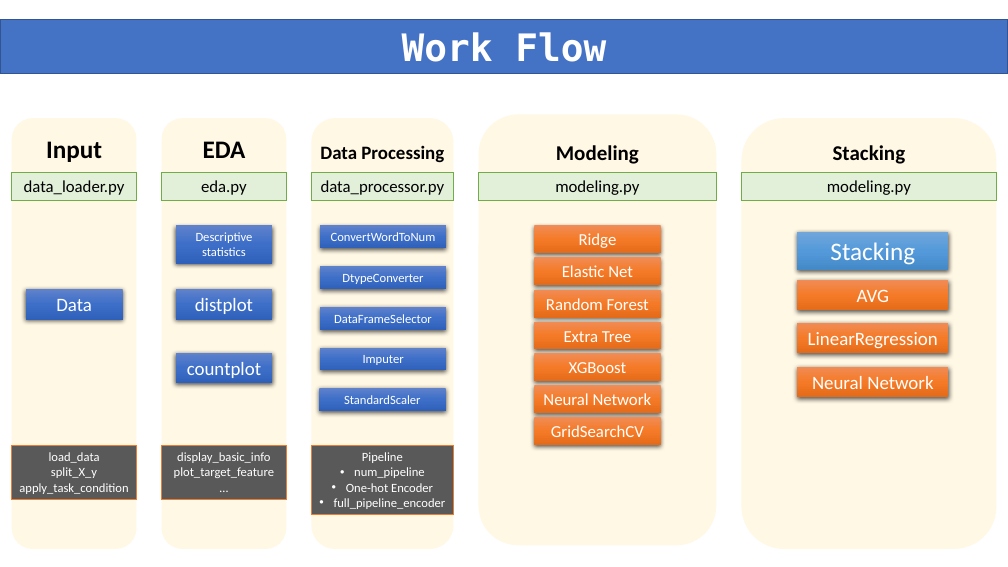
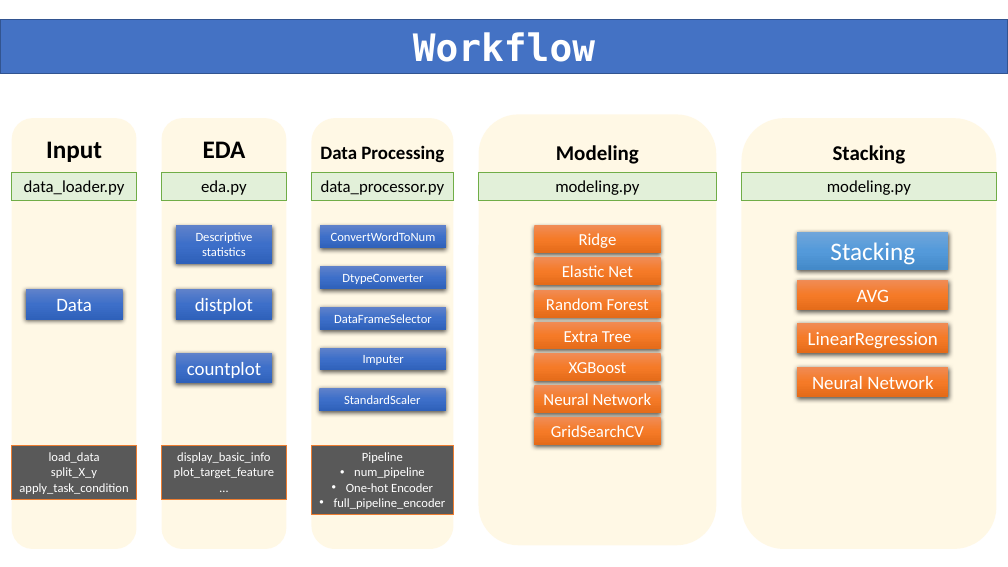
Before and after one commit to jihoonerd/1985_Auto_Imports_Database, a slide deck: slide 1 of documents/workflow.pptx. Drawn at 1008x567 pixels with LibreOffice and Linux fonts; fonts in the diff are those of the drawing. Boxes give left, top, right and bottom in pixels: in the first picture for what was removed or moved away, otherwise in the second. Text is boxed around its words. In the diff, an @@ line names an element or a change of style, - is before the commit and + after.

```diff
--- a/documents/workflow.pptx
+++ b/documents/workflow.pptx
@@ text in rectangle at [413,32,595,62]: text changed @@
-Work Flow
+Workflow
```
Also in this commit, not shown: 1 other file.
